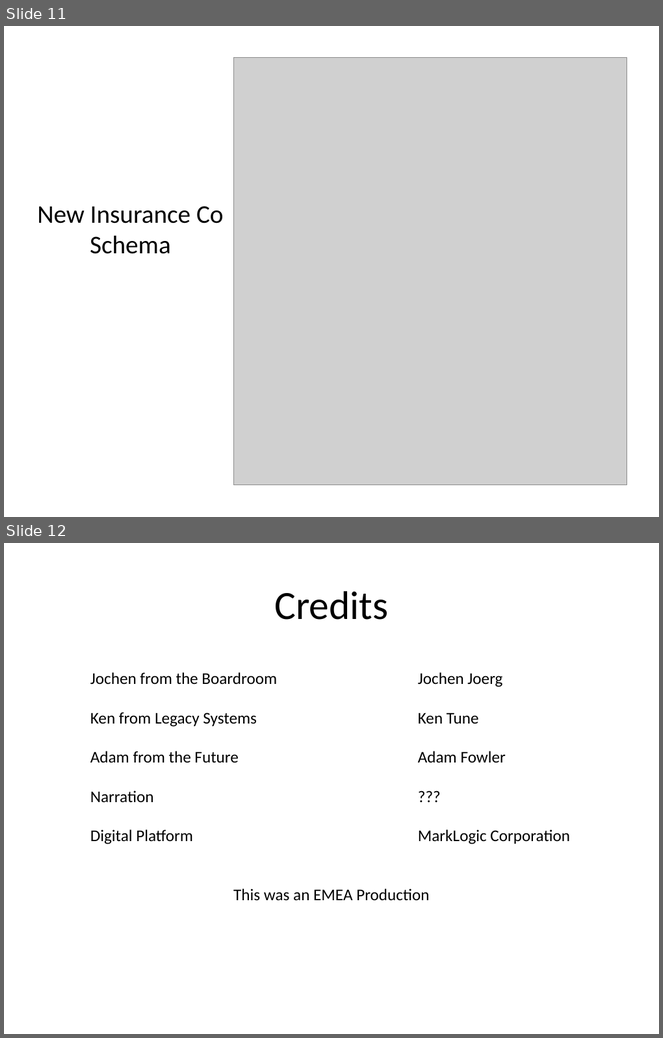
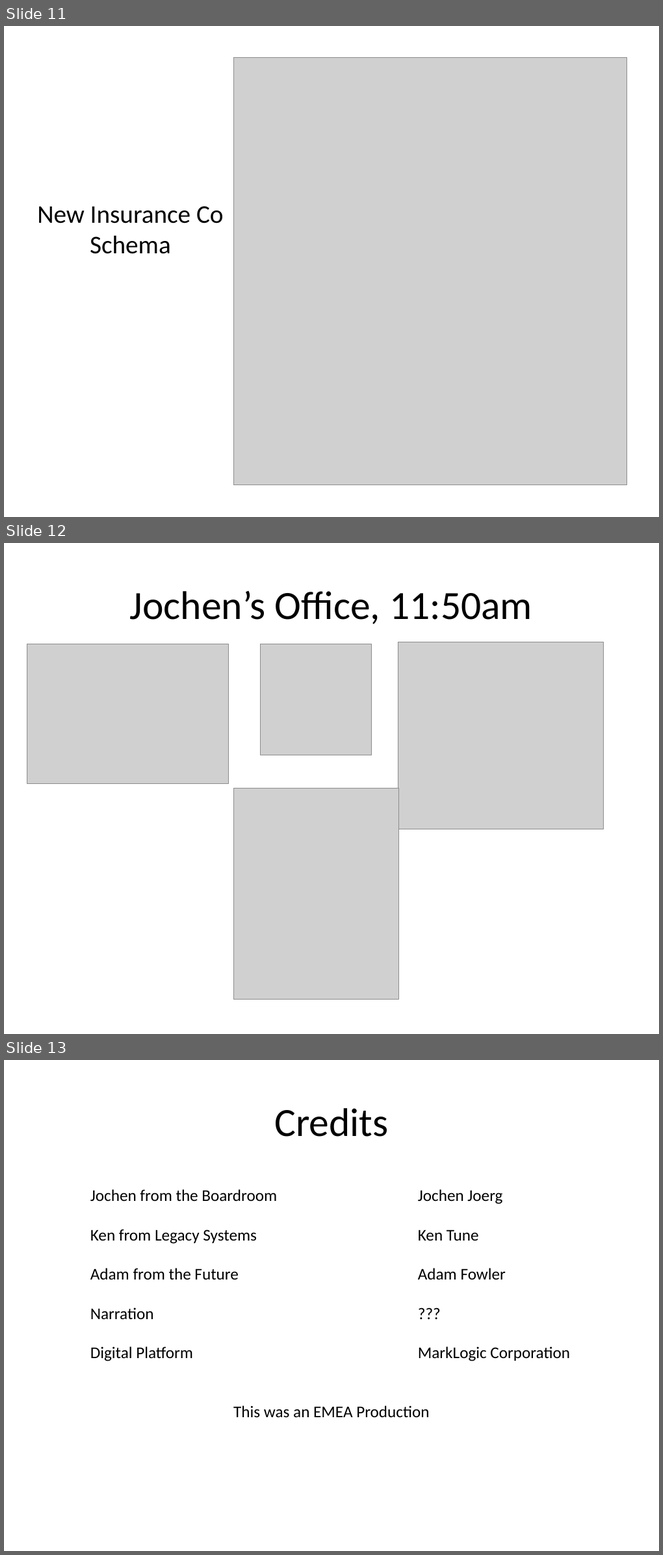
Before and after one commit to mustard57/SYTYCD, a slide deck: presentation/SYTYCD.TeamKojak.pptx. Shown one above the other, each under a label of ours: slides 11 and 12 before the commit, slides 11, 12 and 13 after it. The pictures are 663x1038 and 663x1555 pixels, drawn with LibreOffice and Linux fonts; fonts in the diff are those of the drawing; grey boxes stand for pictures. Boxes give left, top, right and bottom in pixels: in the first picture for what was removed or moved away, otherwise in the second. Text is boxed around its words. In the diff, an @@ line names an element or a change of style, - is before the commit and + after.

```diff
--- a/presentation/SYTYCD.TeamKojak.pptx
+++ b/presentation/SYTYCD.TeamKojak.pptx
@@ slide 12 added at (4,543,659,1034), background #FFFFFF @@
@@ title added at (130,591,532,624), 44 pt, text #000000 @@
+Jochen’s Office, 11:50am
@@ picture added at (27,644,228,784) @@
@@ picture added at (260,644,371,756) @@
@@ picture added at (399,642,603,829) @@
@@ picture added at (233,788,399,1000) @@
@@ what was slide 12 is now slide 13 @@
```
Also in this commit, not shown: 1 slide changed.
